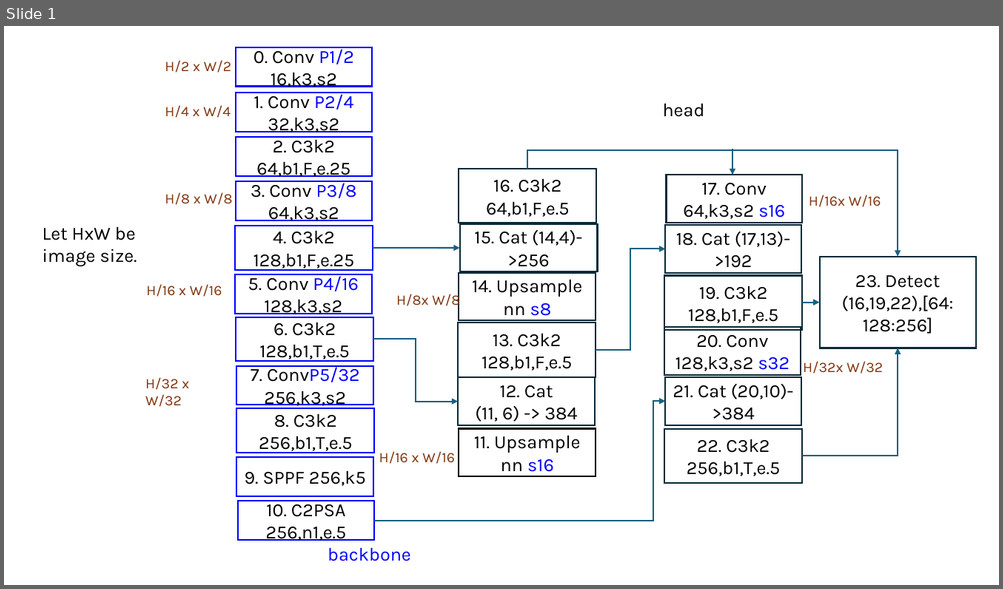
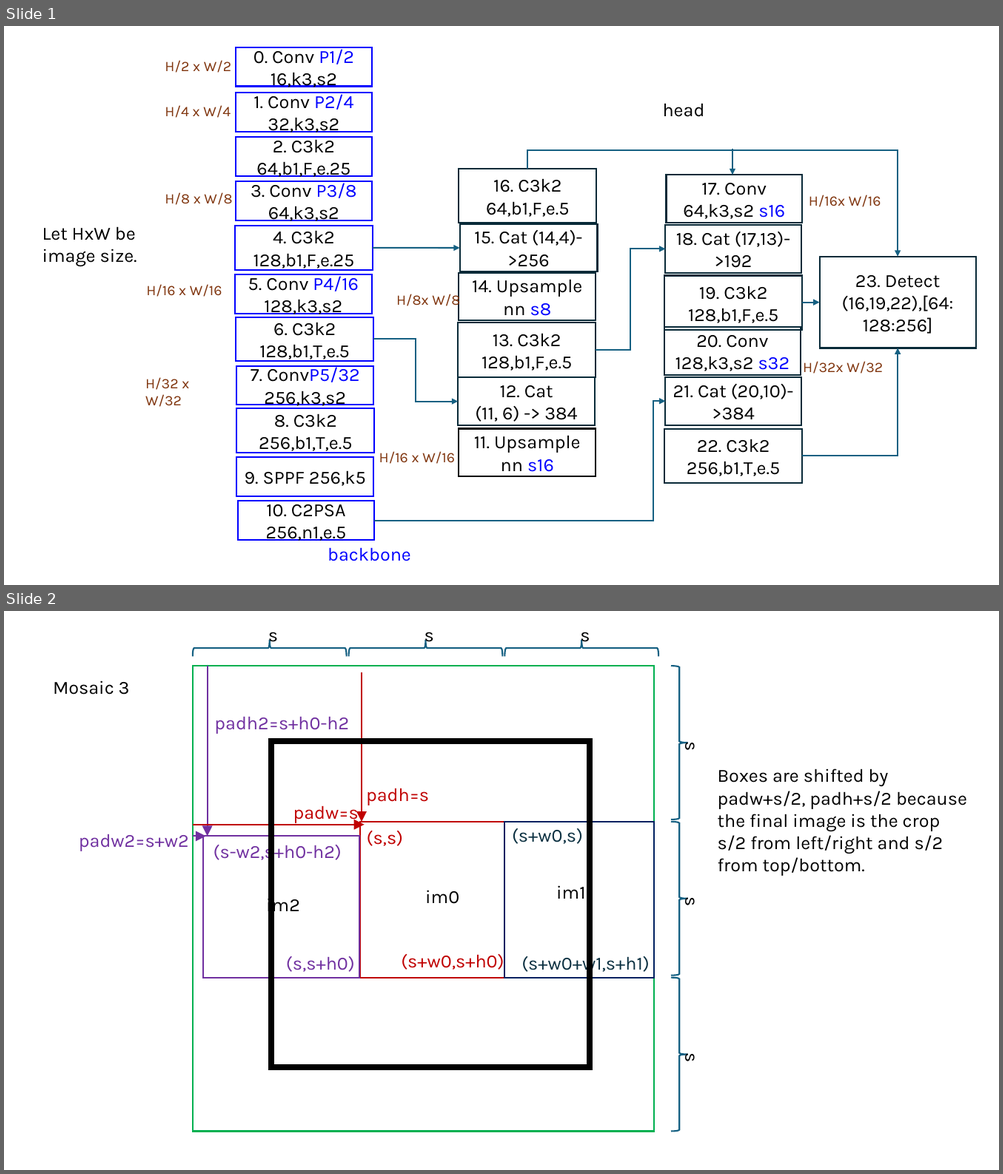
Before and after one commit to s-reaungamornrat/computer_vision, a slide deck: yolov11/doc/network.pptx. Shown one above the other, each under a label of ours: slide 1 before the commit, slides 1 and 2 after it. The pictures are 1003x589 and 1003x1174 pixels, drawn with LibreOffice and Linux fonts; fonts in the diff are those of the drawing. Boxes give left, top, right and bottom in pixels: in the first picture for what was removed or moved away, otherwise in the second. Text is boxed around its words. In the diff, an @@ line names an element or a change of style, - is before the commit and + after.

Commit message:
dev: yolov11/data/dataset.py and yolov11/data/augment.py: mix-image transform

```diff
--- a/yolov11/doc/network.pptx
+++ b/yolov11/doc/network.pptx
@@ slide 2 added at (x1=4, y1=611, x2=999, y2=1170), background #FFFFFF @@
@@ arrow added from (207, 667) to (207, 836), #7030A0 1.5 pt @@
@@ arrow added from (361, 672) to (361, 822), #C00000 1.5 pt @@
@@ text added at (x1=53, y1=681, x2=130, y2=695), 18 pt, text #000000 @@
+Mosaic 3
@@ text added at (x1=214, y1=717, x2=349, y2=734), 18 pt, text #7030A0 @@
+padh2=s+h0-h2
@@ rectangle added at (x1=271, y1=741, x2=589, y2=1068), outline #000000 5.75 pt @@
@@ text added at (x1=366, y1=788, x2=429, y2=806), 18 pt, text #C00000 @@
+padh=s
@@ text added at (x1=717, y1=769, x2=967, y2=876), 18 pt, text #000000 @@
+Boxes are shifted by
+padw+s/2, padh+s/2 because the final image is the crop s/2 from left/right and s/2 from top/bottom.
@@ text added at (x1=293, y1=806, x2=358, y2=824), 18 pt, text #C00000 @@
+padw=s
@@ arrow added from (193, 824) to (364, 824), #C00000 1.5 pt @@
@@ text added at (x1=367, y1=831, x2=404, y2=846), 18 pt, text #C00000 @@
+(s,s)
@@ rectangle added at (x1=505, y1=822, x2=654, y2=978), outline #002060 1.5 pt @@
@@ text added at (x1=512, y1=829, x2=583, y2=844), 18 pt, text #0B3041 @@
+(s+w0,s)
@@ text added at (x1=79, y1=834, x2=189, y2=851), 18 pt, text #7030A0 @@
+padw2=s+w2
@@ arrow added from (193, 836) to (206, 836), #7030A0 1.5 pt @@
@@ rectangle added at (x1=203, y1=836, x2=359, y2=978), outline #7030A0 1.5 pt @@
@@ text added at (x1=213, y1=842, x2=341, y2=863), 18 pt, text #7030A0 @@
+(s-w2,s+h0-h2)
@@ text added at (x1=266, y1=895, x2=300, y2=917), 18 pt, text #000000 @@
+im2
@@ text added at (x1=425, y1=890, x2=459, y2=904), 18 pt, text #000000 @@
+im0
@@ text added at (x1=556, y1=886, x2=585, y2=899), 18 pt, text #000000 @@
+im1
@@ text added at (x1=286, y1=957, x2=355, y2=972), 18 pt, text #7030A0 @@
+(s,s+h0)
@@ text added at (x1=401, y1=954, x2=504, y2=970), 18 pt, text #C00000 @@
+(s+w0,s+h0)
@@ text added at (x1=521, y1=953, x2=649, y2=974), 18 pt, text #0B3041 @@
+(s+w0+w1,s+h1)
@@ group added at (x1=193, y1=632, x2=705, y2=1132): 6 right braces, 6 texts, 2 rectangles @@
+s
+s
+s
+s
+s
+s
```
Also in this commit, not shown: 2 other slides added, 19 other files.
